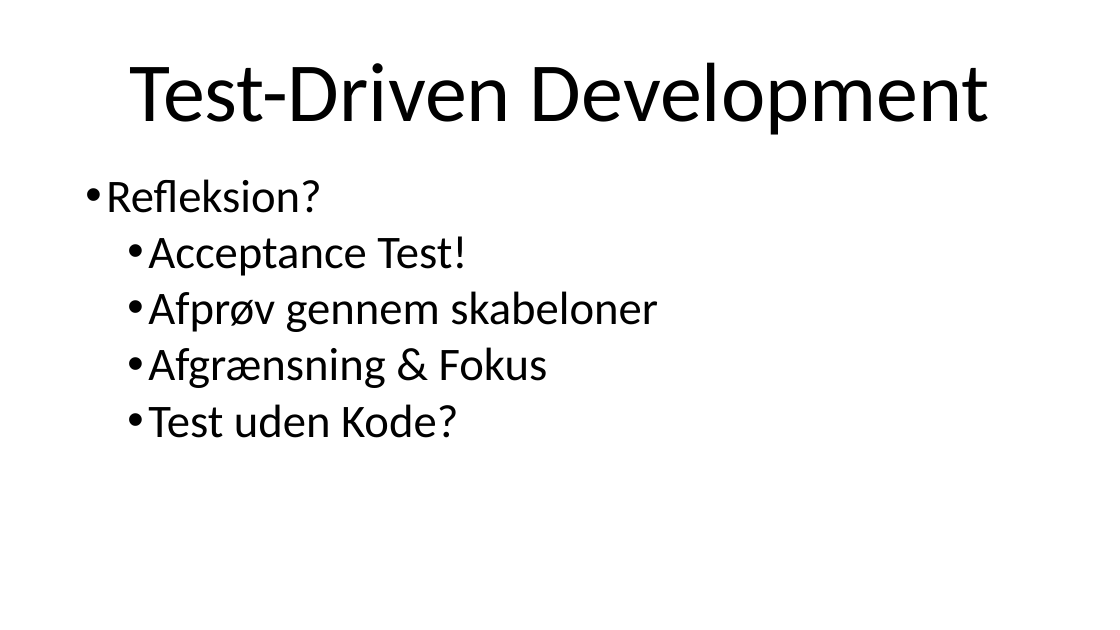
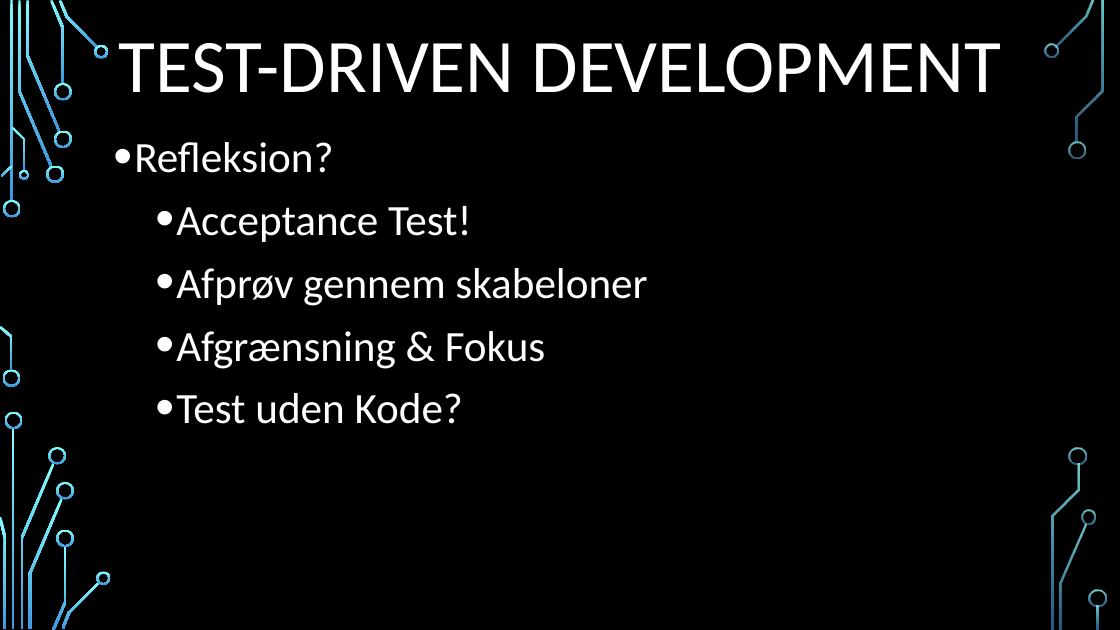
Before and after one commit to AndersSkovNielsen/LightManagement, a slide deck: slide 7 of Eksamen powerpoint.pptx. Drawn at 1120x630 pixels with LibreOffice and Linux fonts; fonts in the diff are those of the drawing; background and template pictures are left out. Boxes give left, top, right and bottom in pixels: in the first picture for what was removed or moved away, otherwise in the second. Text is boxed around its words. In the diff, an @@ line names an element or a change of style, - is before the commit and + after.

```diff
--- a/Eksamen powerpoint.pptx
+++ b/Eksamen powerpoint.pptx
@@ background #FFFFFF to picture (left out) @@
@@ title at box(118, 43, 1001, 93): text changed; size 72 to 64.8 pt; text colour #000000 to #FFFFFF @@
-Test-Driven Development
+TEST-DRIVEN DEVELOPMENT
@@ text "Refleksion?": place and size @@
-text "Refleksion?" at box(106, 179, 658, 438)
+text "Refleksion?" at box(134, 142, 647, 424)
@@ text "Refleksion?" at box(134, 142, 647, 424): size 40 to 37 pt, text colour #000000 to #FFFFFF; line spacing 0.9 to 1.1 @@
@@ group added at box(0, 0, 1107, 630): 33 freeform shapes, 3 rectangles @@
```
Also in this commit, not shown: 8 other slides changed.
